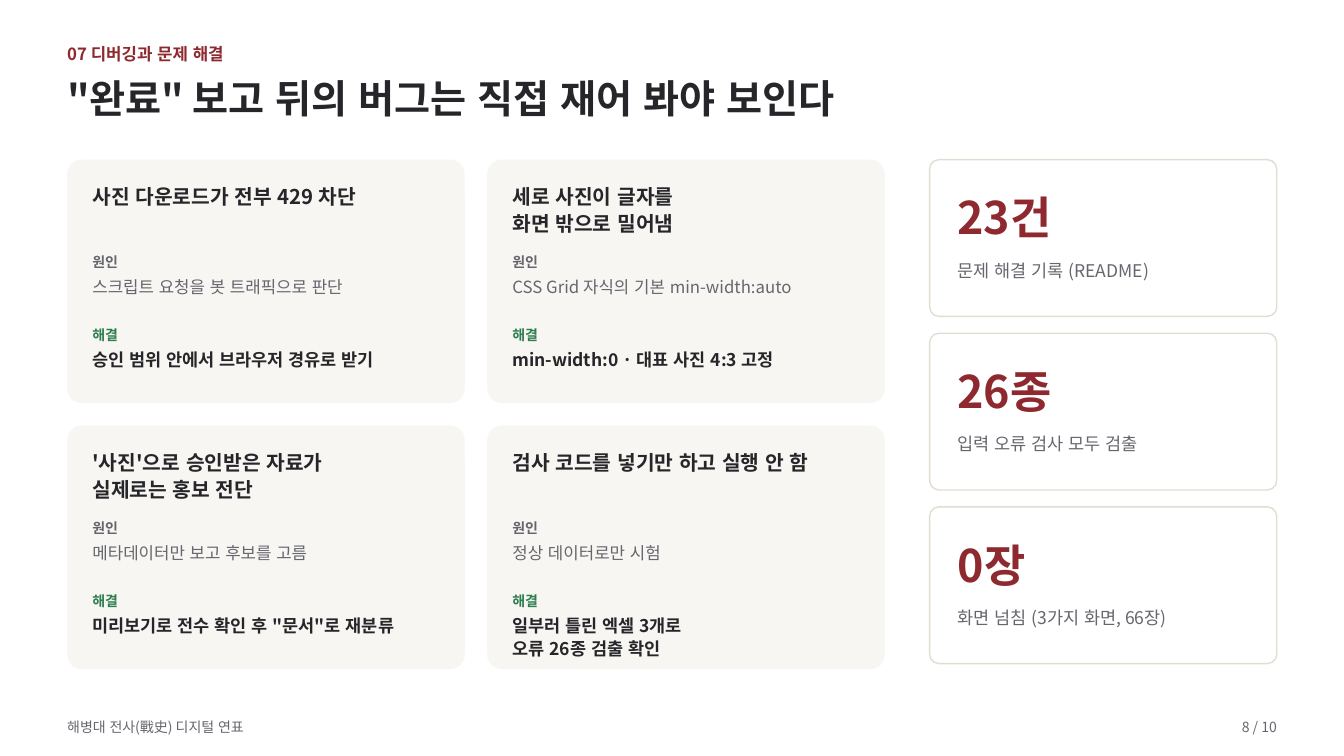
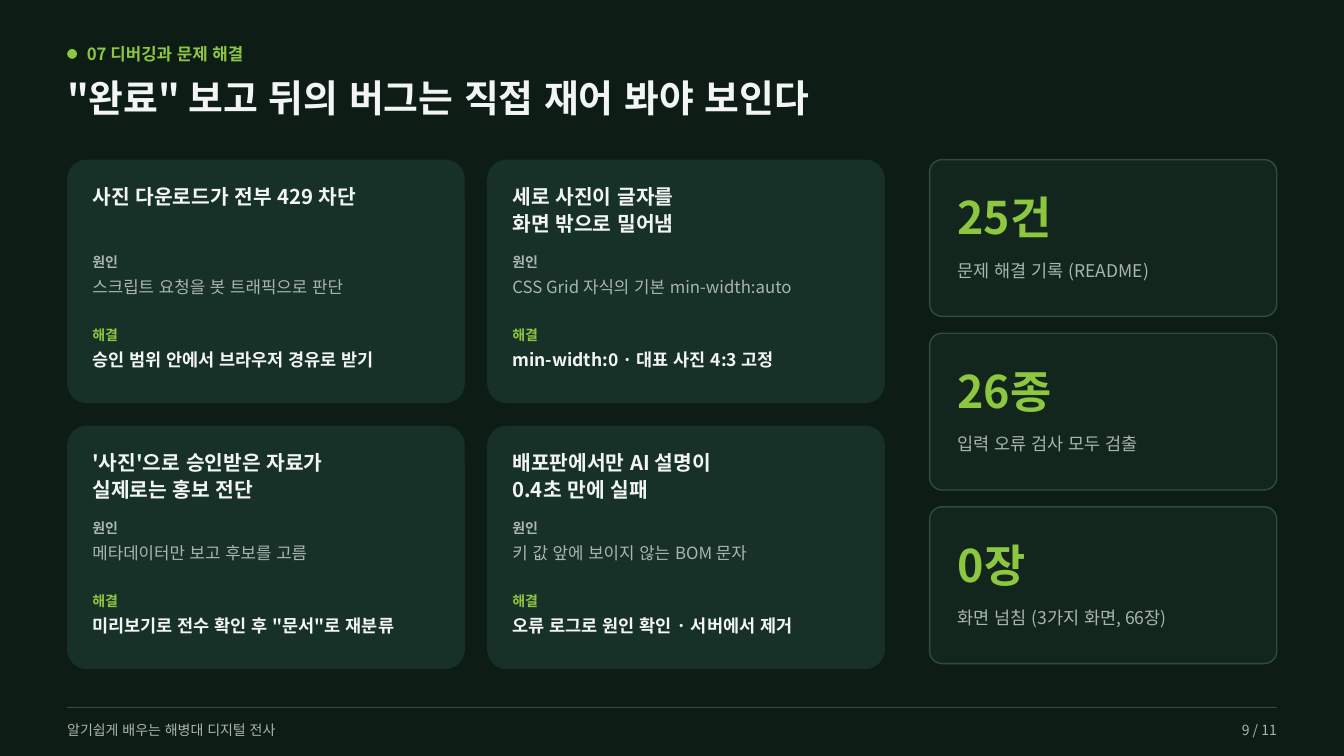
Before and after one commit to redala0012-beep/aaa, a slide deck: slide 9 of docs/발표자료.pptx (slide 8 before the commit). Drawn at 1344x756 pixels with LibreOffice and Linux fonts; fonts in the diff are those of the drawing. Boxes give left, top, right and bottom in pixels: in the first picture for what was removed or moved away, otherwise in the second. Text is boxed around its words. In the diff, an @@ line names an element or a change of style, - is before the commit and + after.

Commit message:
발표자료: 제목 '알기쉽게 배우는 해병대 디지털 전사', 갤러리용 표지 추가, SKKU 갤러리 색상, AI 기능 반영

```diff
--- a/docs/발표자료.pptx
+++ b/docs/발표자료.pptx
@@ background #FFFFFF to #0D1D16 @@
@@ ellipse added at (68, 49, 78, 59), fill #8DC63F @@
@@ text colour #8E2A2F to #8DC63F in 3 elements at (958, 372, 1052, 412), (958, 544, 1026, 586), (87, 46, 243, 62) @@
@@ text "07 디버깅과 문제 해결": place and size @@
-text "07 디버깅과 문제 해결" at (67, 46, 224, 62)
+text "07 디버깅과 문제 해결" at (87, 46, 243, 62)
@@ text ""완료" 보고 뒤의 버그는 직접 ..." at (67, 80, 809, 116): size 28 to 27 pt, text colour #26262A to #F2F5F3 @@
@@ text at (958, 196, 1052, 238): text changed; text colour #8E2A2F to #8DC63F @@
-23건
+25건
@@ fill #F7F6F2 to #183128; proportions changed in 4 elements at (68, 159, 465, 403), (487, 159, 884, 403), (68, 425, 465, 669), (487, 425, 884, 669) @@
@@ text at (512, 453, 711, 499): text changed; text colour #26262A to #F2F5F3 @@
-검사 코드를 넣기만 하고 실행 안 함
+배포판에서만 AI 설명이
+0.4초 만에 실패
@@ fill #FFFFFF to #12261D; outline #E2DDD2 1 pt to #2E4D3F 1 pt; proportions changed in 3 elements at (930, 159, 1276, 317), (930, 334, 1276, 491), (930, 507, 1276, 664) @@
@@ text at (512, 545, 747, 561): text changed; text colour #66666E to #A9B5AE @@
-정상 데이터로만 시험
+키 값 앞에 보이지 않는 BOM 문자
@@ text colour #2E7D4F to #8DC63F in 4 elements at (92, 328, 118, 341), (512, 328, 538, 341), (92, 594, 118, 607), (512, 594, 538, 607) @@
@@ text colour #26262A to #F2F5F3 in 6 elements at (92, 187, 355, 206), (92, 351, 374, 368), (512, 187, 673, 233), (512, 351, 773, 368), (92, 453, 323, 499), (92, 617, 394, 634) @@
@@ text at (512, 617, 792, 634): text changed; text colour #26262A to #F2F5F3 @@
-일부러 틀린 엑셀 3개로
-오류 26종 검출 확인
+오류 로그로 원인 확인 · 서버에서 제거
@@ text colour #66666E to #A9B5AE in 10 elements at (92, 255, 118, 268), (92, 279, 343, 295), (512, 255, 538, 268), (512, 279, 792, 295), (92, 521, 118, 534), (92, 545, 307, 561), (512, 521, 538, 534), (958, 262, 1149, 280), (958, 435, 1138, 452), (958, 609, 1166, 627) @@
@@ rectangle added at (68, 707, 1277, 708), fill #2E4D3F @@
@@ text at (67, 723, 276, 736): text changed; text colour #66666E to #A9B5AE @@
-해병대 전사(戰史) 디지털 연표
+알기쉽게 배우는 해병대 디지털 전사
@@ text removed at (1242, 721, 1277, 732) @@
-8 / 10
@@ text added at (1242, 724, 1277, 735), 10 pt, text #A9B5AE @@
+9 / 11
```
Also in this commit, not shown: 8 other slides changed, 2 slides added, 1 slide removed, 4 other files.
